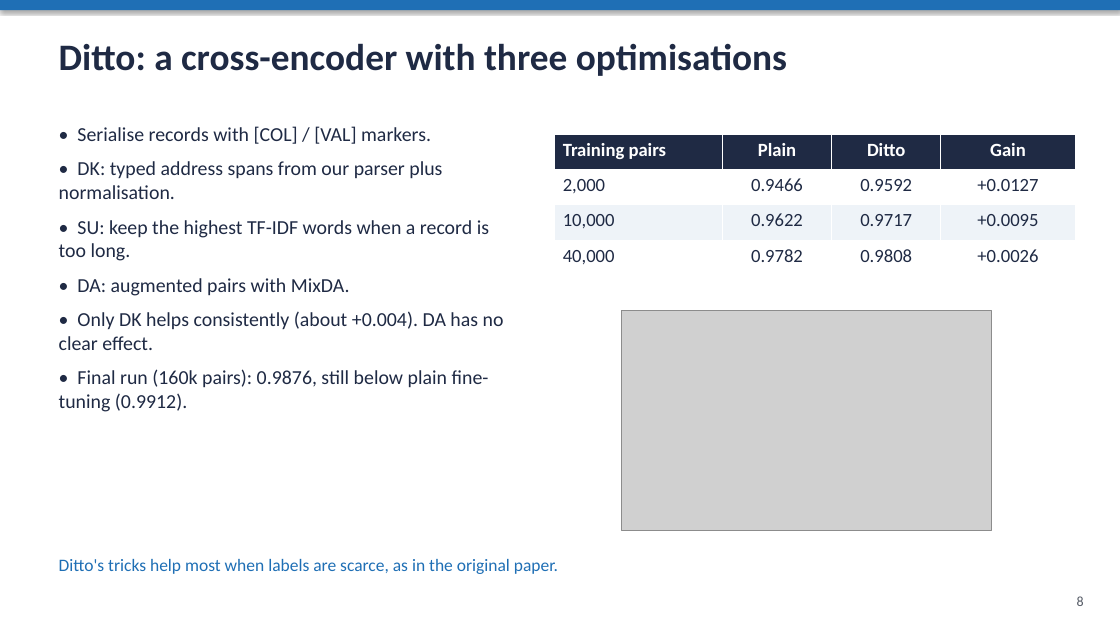
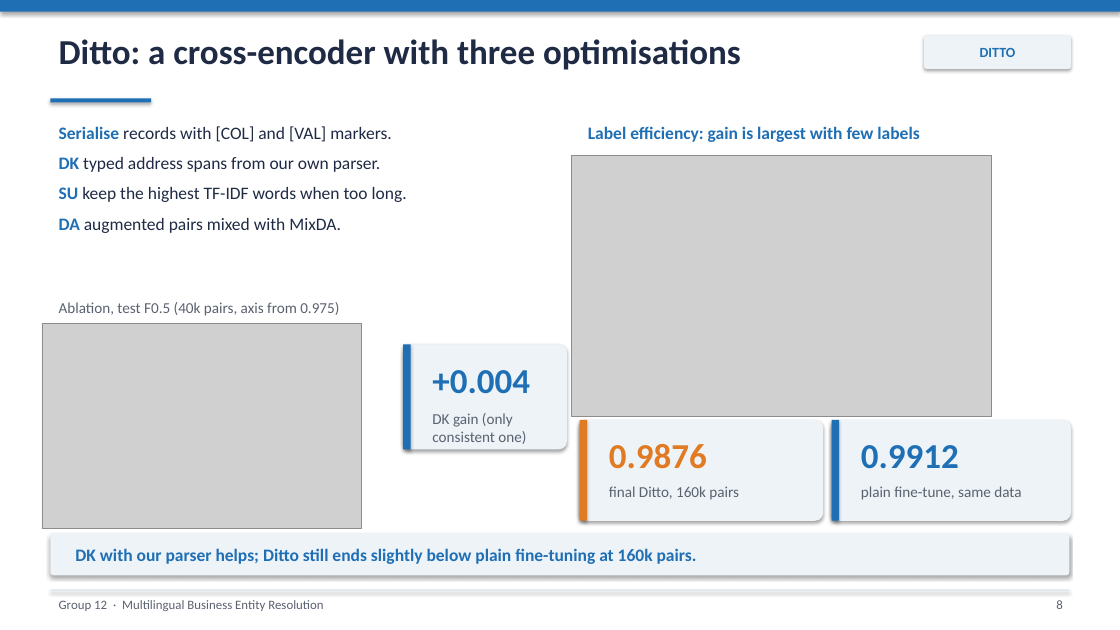
Before and after one commit to Sh3001/NLP_Proj_updated, a slide deck: slide 8 of report/NLP_Project_Group12_Presentation.pptx. Drawn at 1120x630 pixels with LibreOffice and Linux fonts; fonts in the diff are those of the drawing; grey boxes stand for pictures. Boxes give left, top, right and bottom in pixels: in the first picture for what was removed or moved away, otherwise in the second. Text is boxed around its words. In the diff, an @@ line names an element or a change of style, - is before the commit and + after.

```diff
--- a/report/NLP_Project_Group12_Presentation.pptx
+++ b/report/NLP_Project_Group12_Presentation.pptx
@@ text "Ditto: a cross-encoder with three ..." at [59, 39, 741, 70]: size 32 to 30 pt @@
@@ rounded rectangle added at [924, 35, 1071, 69], fill #EEF3F8, 12 pt, text #1F6FB5, bold @@
+DITTO
@@ rectangle added at [50, 98, 151, 103], fill #1F6FB5 @@
@@ text at [59, 126, 407, 233]: text changed; size 17 to 15 pt @@
-• Serialise records with [COL] / [VAL] markers.
-• DK: typed address spans from our parser plus normalisation.
-• SU: keep the highest TF-IDF words when a record is too long.
-• DA: augmented pairs with MixDA.
-• Only DK helps consistently (about +0.004). DA has no clear effect.
-• Final run (160k pairs): 0.9876, still below plain fine-tuning (0.9912).
+Serialise records with [COL] and [VAL] markers.
+DK typed address spans from our own parser.
+SU keep the highest TF-IDF words when too long.
+DA augmented pairs mixed with MixDA.
@@ table removed at [555, 134, 1075, 276], 4 rows, 4 columns @@
-Training pairs | Plain | Ditto | Gain
-2,000 | 0.9466 | 0.9592 | +0.0127
-10,000 | 0.9622 | 0.9717 | +0.0095
-40,000 | 0.9782 | 0.9808 | +0.0026
@@ text added at [588, 126, 919, 142], 15 pt, text #1F6FB5, bold @@
+Label efficiency: gain is largest with few labels
@@ picture added at [571, 155, 991, 416] @@
@@ picture added at [42, 323, 361, 528] @@
@@ text added at [59, 302, 339, 316], 13 pt, text #5A6270 @@
+Ablation, test F0.5 (40k pairs, axis from 0.975)
@@ picture removed at [622, 311, 991, 530] @@
@@ rounded rectangle added at [403, 344, 567, 450], fill #EEF3F8 @@
@@ rectangle added at [403, 344, 411, 450], fill #1F6FB5 @@
@@ text added at [432, 370, 530, 394], 30 pt, text #1F6FB5, bold @@
++0.004
@@ text added at [432, 413, 526, 444], 13 pt, text #5A6270 @@
+DK gain (only consistent one)
@@ rounded rectangle added at [580, 420, 823, 521], fill #EEF3F8 @@
@@ rectangle added at [580, 420, 587, 521], fill #E07B24 @@
@@ text added at [609, 444, 707, 469], 30 pt, text #E07B24, bold @@
+0.9876
@@ rounded rectangle added at [832, 420, 1071, 521], fill #EEF3F8 @@
@@ rectangle added at [832, 420, 839, 521], fill #1F6FB5 @@
@@ text added at [861, 445, 959, 469], 30 pt, text #1F6FB5, bold @@
+0.9912
@@ text added at [609, 486, 739, 500], 13 pt, text #5A6270 @@
+final Ditto, 160k pairs
@@ text added at [861, 486, 1021, 500], 13 pt, text #5A6270 @@
+plain fine-tune, same data
@@ rounded rectangle added at [50, 534, 1070, 576], fill #EEF3F8 @@
@@ text removed at [59, 559, 558, 574] @@
-Ditto's tricks help most when labels are scarce, as in the original paper.
@@ text added at [75, 548, 697, 564], 15 pt, text #1F6FB5, bold @@
+DK with our parser helps; Ditto still ends slightly below plain fine-tuning at 160k pairs.
@@ rectangle added at [50, 590, 1070, 591], fill #C9D6E6 @@
@@ text "8": place and size @@
-text "8" at [1077, 596, 1084, 606]
+text "8" at [1056, 600, 1062, 609]
@@ text "8" at [1056, 600, 1062, 609]: size 12 to 11 pt, text colour #555B66 to #5A6270 @@
@@ text added at [59, 600, 323, 611], 11 pt, text #5A6270 @@
+Group 12 · Multilingual Business Entity Resolution
```
Also in this commit, not shown: 9 other slides changed.
